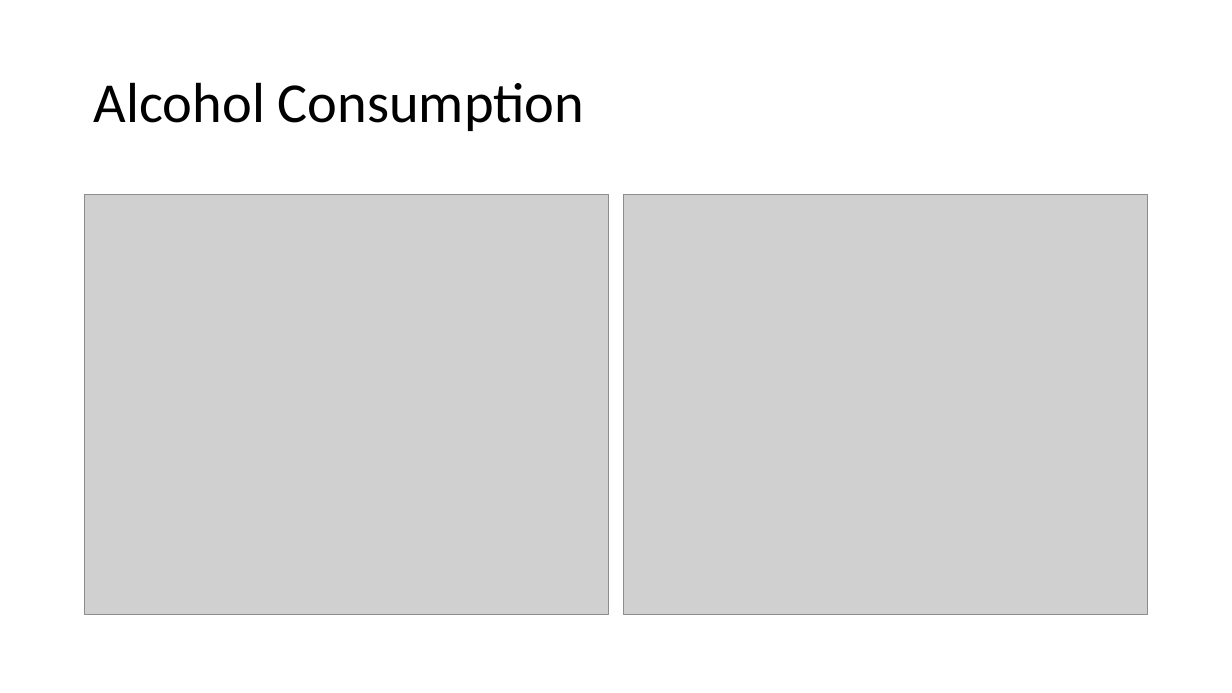
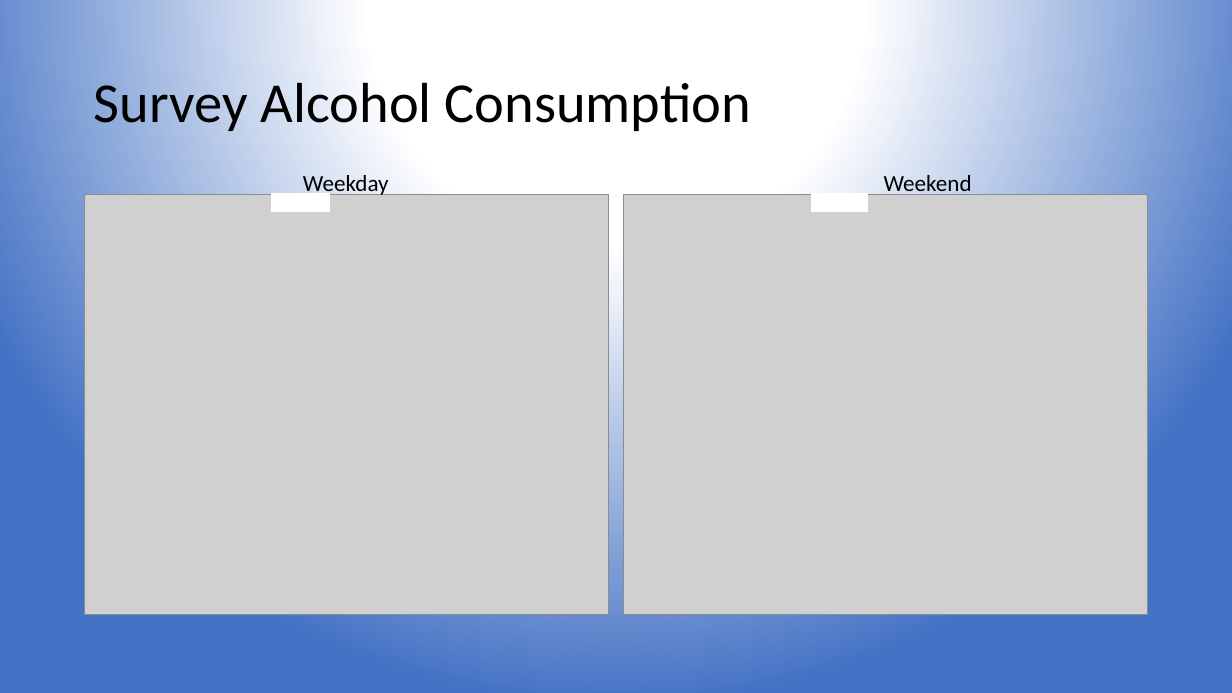
Before and after one commit to fagan2888/DataSci_Final_Project, a slide deck: slide 11 of Slides/Nipun Slides.pptx (slide 13 before the commit). Drawn at 1232x693 pixels with LibreOffice and Linux fonts; fonts in the diff are those of the drawing; grey boxes stand for pictures. Boxes give left, top, right and bottom in pixels: in the first picture for what was removed or moved away, otherwise in the second. Text is boxed around its words. In the diff, an @@ line names an element or a change of style, - is before the commit and + after.

```diff
--- a/Slides/Nipun Slides.pptx
+++ b/Slides/Nipun Slides.pptx
@@ background #FFFFFF to gradient #FFFFFF to #4472C4 @@
@@ title at bbox=[94, 82, 752, 131]: text changed @@
-Alcohol Consumption
+Survey Alcohol Consumption
@@ text added at bbox=[303, 175, 389, 195], 18 pt, text #000000 @@
+Weekday
@@ text added at bbox=[884, 175, 972, 195], 18 pt, text #000000 @@
+Weekend
@@ rectangle added at bbox=[272, 194, 330, 212], fill #FFFFFF, outline #FFFFFF 1 pt @@
@@ rectangle added at bbox=[811, 194, 867, 212], fill #FFFFFF, outline #FFFFFF 1 pt @@
```
Also in this commit, not shown: 10 other slides changed, 1 slide added, 3 slides removed.
